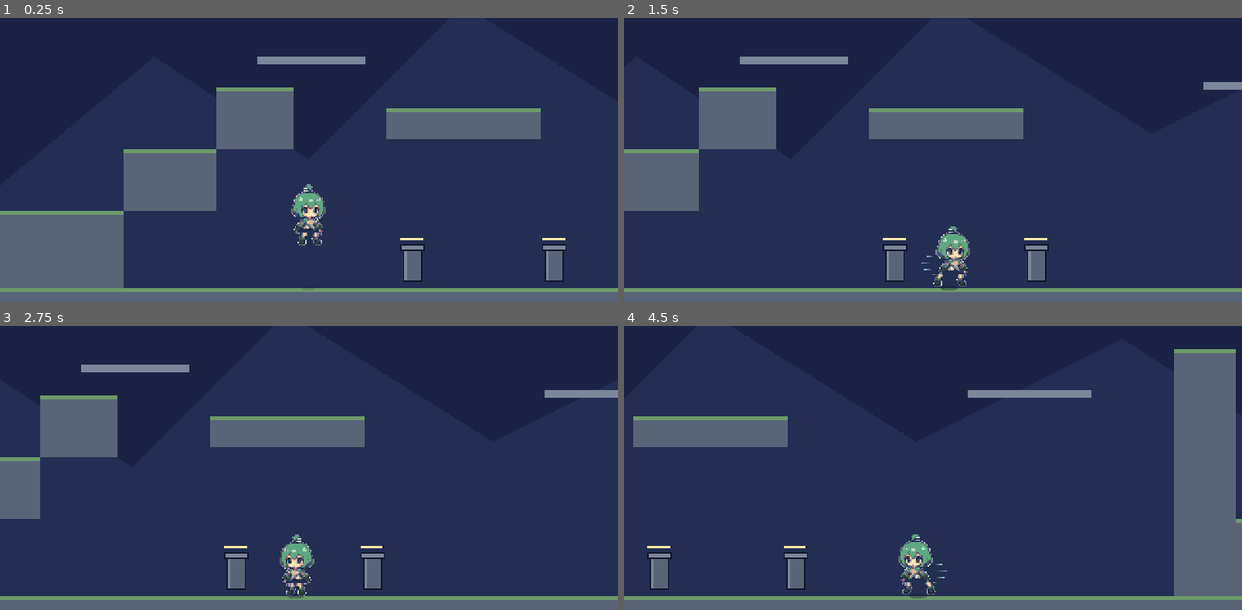
Above: before the commit, frames 1-4 (two rows, left to right).
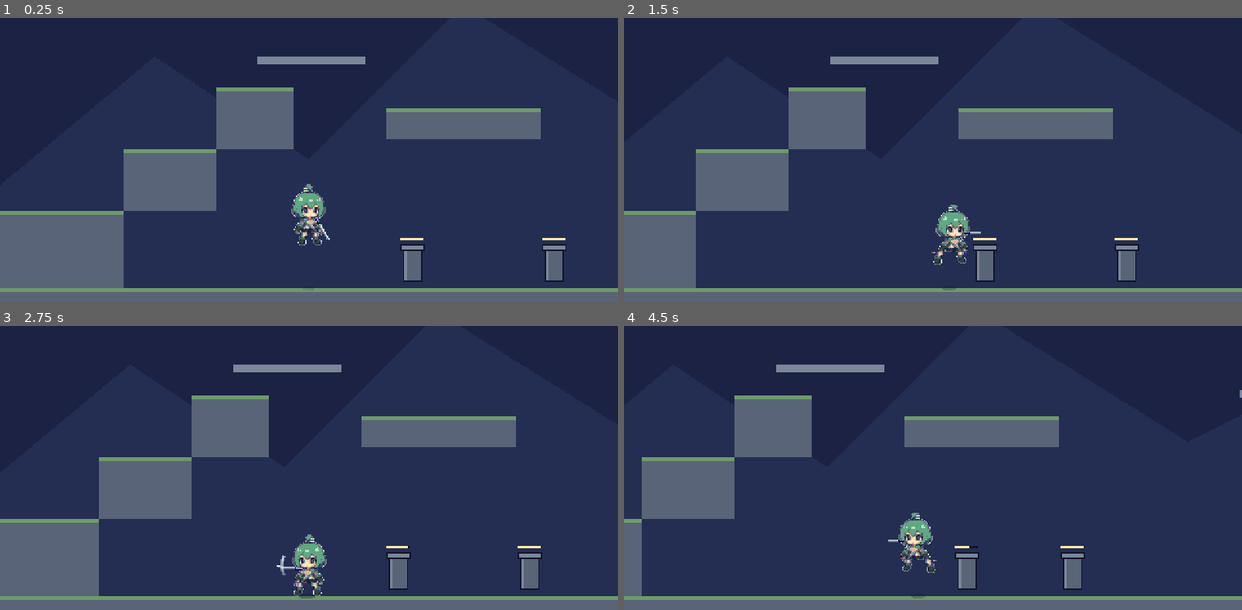
Above: after the commit, the same moments.

Repository: KurilX/actGodotGame-iori
Game: Godot game, scene res://scenes/bootstrap.tscn
The game is run twice, just before and just after one commit, with the same random seed, the same clock (stepped at 60 frames per second) and the same inputs.
Inputs:
- Up to frame 1 (0.25 s): no input
- Up to frame 2 (1.5 s): hold J (attack) 0.53-1.28 s; hold D (move_right) from 0.53 s (still down); tap Space (jump) at 0.77 s; tap K (dash) at 0.8, 1.35 s
- Up to frame 3 (2.75 s): tap Space (jump) at 1.52 s; tap J (attack) at 1.55 s; release D (move_right) at 2.03 s; hold A (move_left) from 2.03 s (still down); hold J (attack) from 2.03 s (still down); tap K (dash) at 2.3 s
- Up to frame 4 (4.5 s): release A (move_left) at 2.78 s; release J (attack) at 2.78 s; hold D (move_right) 2.78-4.28 s; tap K (dash) at 2.85, 3.8, 4.35 s; tap Space (jump) at 3.02, 3.77 s; tap J (attack) at 3.05 s; hold J (attack) 3.53-4.28 s; hold A (move_left) from 4.28 s (still down)

The runs differ from the first frame. In frame 1, less than 0.1% of the frame differs, in the area x 48-54%, y 70-79%; in frame 2, 21%; in frame 3, 22%; in frame 4, 23%, in the area x 0-100%, y 8-96%.

Commit message:
feat: 四连攻击改为四套独立动作（上挑/横斩/突刺/下劈）+ 按住连打

Diff:
--- /dev/null
+++ b/art/characters/ori/parts/sword.json
@@ -0,0 +1,6 @@
+{
+  "width": 20,
+  "height": 3,
+  "grip_x": 0.5,
+  "grip_y": 1.5
+}
--- a/scenes/player/player.tscn
+++ b/scenes/player/player.tscn
@@ -21,18 +21,22 @@
 [ext_resource type="Texture2D" path="res://art/characters/ori/frames/ori_atk1_0.png" id="t17"]
 [ext_resource type="Texture2D" path="res://art/characters/ori/frames/ori_atk1_1.png" id="t18"]
 [ext_resource type="Texture2D" path="res://art/characters/ori/frames/ori_atk1_2.png" id="t19"]
-[ext_resource type="Texture2D" path="res://art/characters/ori/frames/ori_atk2_0.png" id="t20"]
-[ext_resource type="Texture2D" path="res://art/characters/ori/frames/ori_atk2_1.png" id="t21"]
-[ext_resource type="Texture2D" path="res://art/characters/ori/frames/ori_atk2_2.png" id="t22"]
-[ext_resource type="Texture2D" path="res://art/characters/ori/frames/ori_atk3_0.png" id="t23"]
-[ext_resource type="Texture2D" path="res://art/characters/ori/frames/ori_atk3_1.png" id="t24"]
-[ext_resource type="Texture2D" path="res://art/characters/ori/frames/ori_atk3_2.png" id="t25"]
-[ext_resource type="Texture2D" path="res://art/characters/ori/frames/ori_atk4_0.png" id="t26"]
-[ext_resource type="Texture2D" path="res://art/characters/ori/frames/ori_atk4_1.png" id="t27"]
-[ext_resource type="Texture2D" path="res://art/characters/ori/frames/ori_atk4_2.png" id="t28"]
-[ext_resource type="Texture2D" path="res://art/characters/ori/frames/ori_dash_0.png" id="t29"]
-[ext_resource type="Texture2D" path="res://art/characters/ori/frames/ori_dash_1.png" id="t30"]
-[ext_resource type="Texture2D" path="res://art/characters/ori/frames/ori_dash_2.png" id="t31"]
+[ext_resource type="Texture2D" path="res://art/characters/ori/frames/ori_atk1_3.png" id="t20"]
+[ext_resource type="Texture2D" path="res://art/characters/ori/frames/ori_atk2_0.png" id="t21"]
+[ext_resource type="Texture2D" path="res://art/characters/ori/frames/ori_atk2_1.png" id="t22"]
+[ext_resource type="Texture2D" path="res://art/characters/ori/frames/ori_atk2_2.png" id="t23"]
+[ext_resource type="Texture2D" path="res://art/characters/ori/frames/ori_atk2_3.png" id="t24"]
+[ext_resource type="Texture2D" path="res://art/characters/ori/frames/ori_atk3_0.png" id="t25"]
+[ext_resource type="Texture2D" path="res://art/characters/ori/frames/ori_atk3_1.png" id="t26"]
+[ext_resource type="Texture2D" path="res://art/characters/ori/frames/ori_atk3_2.png" id="t27"]
+[ext_resource type="Texture2D" path="res://art/characters/ori/frames/ori_atk3_3.png" id="t28"]
+[ext_resource type="Texture2D" path="res://art/characters/ori/frames/ori_atk4_0.png" id="t29"]
+[ext_resource type="Texture2D" path="res://art/characters/ori/frames/ori_atk4_1.png" id="t30"]
+[ext_resource type="Texture2D" path="res://art/characters/ori/frames/ori_atk4_2.png" id="t31"]
+[ext_resource type="Texture2D" path="res://art/characters/ori/frames/ori_atk4_3.png" id="t32"]
+[ext_resource type="Texture2D" path="res://art/characters/ori/frames/ori_dash_0.png" id="t33"]
+[ext_resource type="Texture2D" path="res://art/characters/ori/frames/ori_dash_1.png" id="t34"]
+[ext_resource type="Texture2D" path="res://art/characters/ori/frames/ori_dash_2.png" id="t35"]
 
 [sub_resource type="RectangleShape2D" id="RectangleShape2D_body"]
 size = Vector2(24, 40)
@@ -117,6 +121,9 @@
 }, {
 "duration": 1.0,
 "texture": ExtResource("t19")
+}, {
+"duration": 1.0,
+"texture": ExtResource("t20")
 }],
 "loop": false,
 "name": &"atk1",
@@ -124,13 +131,16 @@
 }, {
 "frames": [{
 "duration": 1.0,
-"texture": ExtResource("t20")
-}, {
-"duration": 1.0,
 "texture": ExtResource("t21")
 }, {
 "duration": 1.0,
 "texture": ExtResource("t22")
+}, {
+"duration": 1.0,
+"texture": ExtResource("t23")
+}, {
+"duration": 1.0,
+"texture": ExtResource("t24")
 }],
 "loop": false,
 "name": &"atk2",
@@ -138,13 +148,16 @@
 }, {
 "frames": [{
 "duration": 1.0,
-"texture": ExtResource("t23")
-}, {
-"duration": 1.0,
-"texture": ExtResource("t24")
-}, {
-"duration": 1.0,
 "texture": ExtResource("t25")
+}, {
+"duration": 1.0,
+"texture": ExtResource("t26")
+}, {
+"duration": 1.0,
+"texture": ExtResource("t27")
+}, {
+"duration": 1.0,
+"texture": ExtResource("t28")
 }],
 "loop": false,
 "name": &"atk3",
@@ -152,13 +165,16 @@
 }, {
 "frames": [{
 "duration": 1.0,
-"texture": ExtResource("t26")
-}, {
-"duration": 1.0,
-"texture": ExtResource("t27")
-}, {
-"duration": 1.0,
-"texture": ExtResource("t28")
+"texture": ExtResource("t29")
+}, {
+"duration": 1.0,
+"texture": ExtResource("t30")
+}, {
+"duration": 1.0,
+"texture": ExtResource("t31")
+}, {
+"duration": 1.0,
+"texture": ExtResource("t32")
 }],
 "loop": false,
 "name": &"atk4",
--- a/src/player/player.gd
+++ b/src/player/player.gd
@@ -101,11 +101,16 @@
 
 # 每段的刀光参数：(起始角, 终止角, 半径, 粗细)
 # 角度基准 0°=正右，90°=下，-90°=上
+# 与四段动作一一对应：
+#   1 上挑：剑从下往上撩 → 弧线从 +70° 扫到 -80°
+#   2 横斩：水平横扫   → 弧线窄而平，-25° 到 +25°
+#   3 突刺：水平直刺   → 不画弧，用短促的前方直线光（角度范围极小）
+#   4 下劈：从头顶劈落 → 弧线从 -110° 扫到 +90°
 const SLASH_FX := [
-	Vector4(-65, 55, 15, 2.0),      # 第1段 平斩
-	Vector4(55, -65, 16, 2.0),      # 第2段 回斩
-	Vector4(-90, 70, 17, 2.5),      # 第3段 下劈
-	Vector4(-110, 85, 20, 3.0),     # 第4段 终结
+	Vector4(70, -80, 16, 2.0),      # 第1段 上挑
+	Vector4(-25, 28, 17, 2.2),      # 第2段 横斩
+	Vector4(-8, 8, 19, 2.6),        # 第3段 突刺（近直线）
+	Vector4(-110, 90, 20, 3.0),     # 第4段 下劈
 ]
 
 var _current_anim := ""
@@ -156,8 +161,10 @@
 # ────────────────────────────── 输入 ──────────────────────────────
 
 func _handle_input(_delta: float) -> void:
-	# 攻击输入：缓存起来，在合适时机消费
-	if Input.is_action_just_pressed("attack"):
+	# 攻击输入：**按住也算**，不要求每一下都重新点。
+	# 动作游戏的通行手感是按住攻击键持续连打；只认 just_pressed 会导致
+	# 玩家必须疯狂点击才能接上连段，手感非常糟。
+	if Input.is_action_pressed("attack"):
 		_combo_buffer = true
 
 	# 闪避优先于一切（除了受击/死亡）
@@ -256,15 +263,18 @@
 
 
 func _try_next_combo() -> bool:
+	"""一段结束后尝试接下一段。
+
+	第 4 段打完后**循环回第 1 段**，这样按住攻击键可以无限连打，
+	而不是打完四段就停手等玩家重新按键（那是很差的连续攻击手感）。
+	"""
 	if not _combo_buffer:
 		return false
 	if _combo_index >= COMBO_MAX - 1:
-		# 已经是最后一段，缓存清掉，重新从第一段开始
-		_combo_buffer = false
+		# 四段打完，回到第一段接着打
 		_combo_index = 0
-		_combo_idle = 999.0
-		return false
-	_combo_index += 1
+	else:
+		_combo_index += 1
 	_combo_buffer = false
 	_begin_swing()
 	return true
@@ -479,11 +489,14 @@
 
 
 func _animate_attack(progress: float) -> void:
-	# 3 帧：0 预备 / 1 挥出 / 2 收势
+	# 攻击动画 4 帧：0 预备 / 1 加速 / 2 命中 / 3 收势
+	# 分段与 COMBO 里的 hit_on/hit_off 对齐，让命中帧正好落在判定窗口内。
 	var f := 0
 	if progress >= 0.75:
+		f = 3
+	elif progress >= 0.42:
 		f = 2
-	elif progress >= 0.30:
+	elif progress >= 0.18:
 		f = 1
 	_anim.pause()
 	_anim.frame = f
--- a/tools/gen_player_scene.gd
+++ b/tools/gen_player_scene.gd
@@ -13,10 +13,10 @@
 		{"name": "run", "prefix": "ori_run", "count": 6, "loop": true, "fps": 12.0},
 		{"name": "jump", "prefix": "ori_jump", "count": 3, "loop": false, "fps": 8.0},
 		{"name": "land", "prefix": "ori_land", "count": 2, "loop": false, "fps": 12.0},
-		{"name": "atk1", "prefix": "ori_atk1", "count": 3, "loop": false, "fps": 0.0},
-		{"name": "atk2", "prefix": "ori_atk2", "count": 3, "loop": false, "fps": 0.0},
-		{"name": "atk3", "prefix": "ori_atk3", "count": 3, "loop": false, "fps": 0.0},
-		{"name": "atk4", "prefix": "ori_atk4", "count": 3, "loop": false, "fps": 0.0},
+		{"name": "atk1", "prefix": "ori_atk1", "count": 4, "loop": false, "fps": 0.0},
+		{"name": "atk2", "prefix": "ori_atk2", "count": 4, "loop": false, "fps": 0.0},
+		{"name": "atk3", "prefix": "ori_atk3", "count": 4, "loop": false, "fps": 0.0},
+		{"name": "atk4", "prefix": "ori_atk4", "count": 4, "loop": false, "fps": 0.0},
 		{"name": "dash", "prefix": "ori_dash", "count": 3, "loop": false, "fps": 0.0},
 	]
 
--- /dev/null
+++ b/tools/verify_autocombo.gd
@@ -0,0 +1,113 @@
+extends SceneTree
+## 验证「按住攻击键持续连打」以及四段动作是否真的不同
+##
+## 运行：godot --headless --path . --script tools/verify_autocombo.gd
+
+var _failures: Array[String] = []
+var _checks := 0
+
+
+func _init() -> void:
+	var boot: PackedScene = load("res://scenes/bootstrap.tscn")
+	root.add_child(boot.instantiate())
+	await process_frame
+	await process_frame
+
+	var player = _find_player(root)
+	var dummy = _find_script(root, "training_dummy")
+	if player == null or dummy == null:
+		printerr("未找到 player 或 dummy")
+		quit(1)
+		return
+
+	for i in 60:
+		await physics_frame
+
+	player.global_position = dummy.global_position + Vector2(-18, 0)
+	player.facing = 1
+	for i in 20:
+		await physics_frame
+
+	print("── 按住连打测试 ──")
+
+	# 按住攻击键不放（模拟玩家按住鼠标/按键）
+	Input.action_press("attack")
+
+	var segments: Array[int] = []
+	var hp0: int = dummy.get_hp()
+	# 跑 3 秒，够打好几轮四连
+	for i in 360:
+		await physics_frame
+		var idx: int = player.get_combo_index()
+		if segments.is_empty() or segments[-1] != idx:
+			segments.append(idx)
+
+	Input.action_release("attack")
+	var hp1: int = dummy.get_hp()
+
+	print("  段号序列: ", segments)
+	print("  木桩血量: %d -> %d" % [hp0, hp1])
+	print("")
+
+	# 断言
+	_check(segments.size() >= 8,
+	       "1. 按住能持续推进连段（>=8 次段切换）",
+	       "实际只有 %d 次切换：%s" % [segments.size(), str(segments)])
+	_check(hp1 < hp0, "2. 连打期间持续造成伤害",
+	       "血量 %d -> %d" % [hp0, hp1])
+
+	# 检查是否出现了循环（4 段打完回到 0）
+	var saw_cycle := false
+	for i in range(1, segments.size()):
+		if segments[i - 1] == 3 and segments[i] == 0:
+			saw_cycle = true
+			break
+	_check(saw_cycle, "3. 四段打完后循环回第 1 段",
+	       "序列里没有 3→0 的循环：%s" % str(segments))
+
+	# 检查四段都出现过
+	var seen := {}
+	for s in segments:
+		seen[s] = true
+	_check(seen.size() == 4, "4. 四段都出现过",
+	       "只出现了 %s" % str(seen.keys()))
+
+	print("")
+	if _failures.is_empty():
+		print("PASS: 全部 %d 项通过" % _checks)
+		quit(0)
+	else:
+		print("FAIL: %d 项失败" % _failures.size())
+		for f in _failures:
+			printerr("  - " + f)
+		quit(1)
+
+
+func _check(cond: bool, name: String, detail: String = "") -> void:
+	_checks += 1
+	if cond:
+		print("  ok   %s" % name)
+	else:
+		print("  FAIL %s" % name)
+		_failures.append(name + (": " + detail if detail != "" else ""))
+
+
+func _find_player(node: Node):
+	if node is CharacterBody2D:
+		return node
+	for c in node.get_children():
+		var r = _find_player(c)
+		if r:
+			return r
+	return null
+
+
+func _find_script(node: Node, name: String):
+	var s = node.get_script()
+	if s != null and str(s.resource_path).contains(name):
+		return node
+	for c in node.get_children():
+		var r = _find_script(c, name)
+		if r:
+			return r
+	return null
Binary file changed: art/characters/ori/frames/ori_atk1_0.png
Binary file changed: art/characters/ori/frames/ori_atk1_1.png
Binary file changed: art/characters/ori/frames/ori_atk1_2.png
Binary file added: art/characters/ori/frames/ori_atk1_3.png
Not shown, added: art/characters/ori/frames/ori_atk1_3.png.import
Binary file changed: art/characters/ori/frames/ori_atk2_0.png
Binary file changed: art/characters/ori/frames/ori_atk2_1.png
Binary file changed: art/characters/ori/frames/ori_atk2_2.png
Binary file added: art/characters/ori/frames/ori_atk2_3.png
Not shown, added: art/characters/ori/frames/ori_atk2_3.png.import
Binary file changed: art/characters/ori/frames/ori_atk3_0.png
Binary file changed: art/characters/ori/frames/ori_atk3_1.png
(and 71 more such lines)
